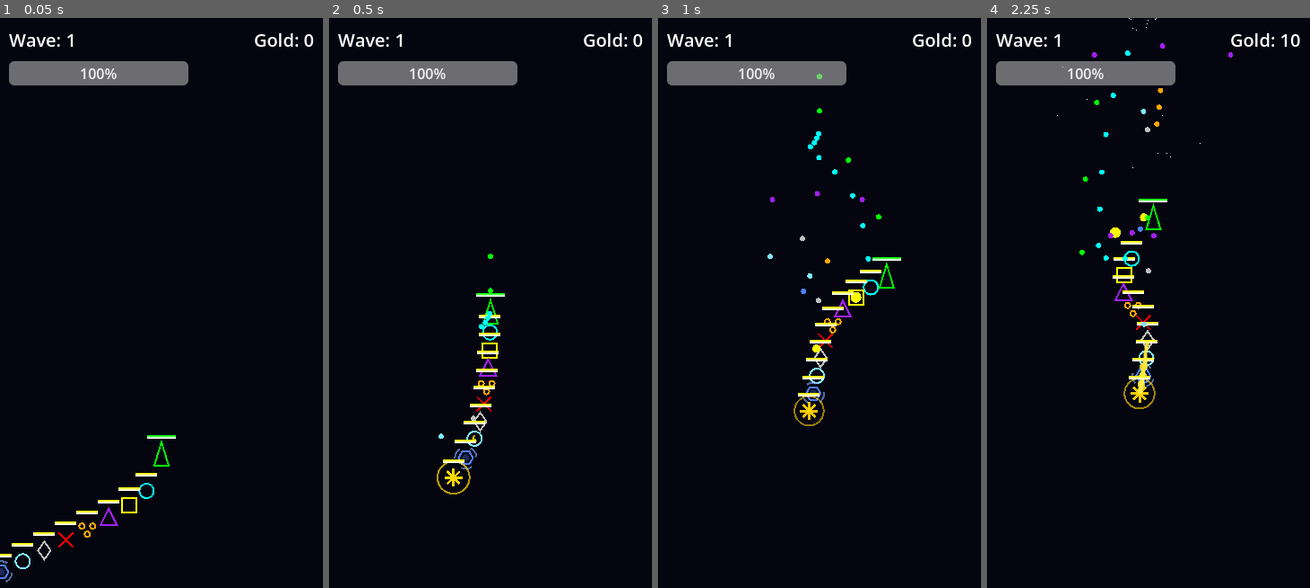
Above: before the commit, frames 1-4 (left to right).
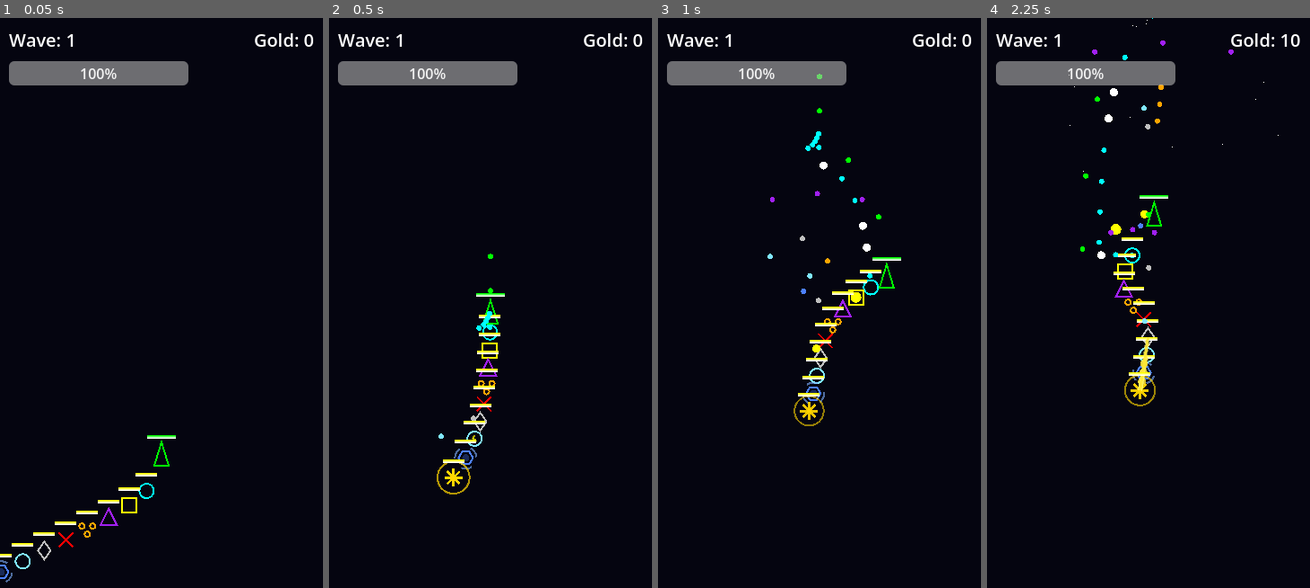
Above: after the commit, the same moments.

Repository: PPG11/NeonFormation
Game: Godot game, scene res://scenes/Main.tscn
The game is run twice, just before and just after one commit, with the same random seed, the same clock (stepped at 60 frames per second) and the same inputs.
Inputs (mouse positions are in pixels of both pictures, inside the frame that each line leads up to):
- Up to frame 1 (0.05 s): no input
- Up to frame 2 (0.5 s): no input
- Up to frame 3 (1 s): move the mouse to (890, 274) at 0.52 s
- Up to frame 4 (2.25 s): move the mouse to (1083, 337) at 1.27 s; move the mouse to (1180, 177) at 2.02 s

Frame 1 is identical in both runs. In frame 2, less than 0.1% of the frame differs, in the area x 45-51%, y 52-55%; in frame 3, 0.2%; in frame 4, 2.1%, in the area x 21-91%, y 0-69%.

Commit message:
Implement Alpha Version upgrade with difficulty scaling, economy fixes, unit merging, and boss system
- Modified `scripts/GameBalance.gd` to increase enemy scaling (HP ^1.20, Speed ^1.08) and buff Striker interval (0.08s).
- Modified `scripts/Main.gd` to fix economy logic (check gold before deduction), spawn Boss waves correctly (set AI params), and track Boss HP.
- Modified `scripts/ui/ShopUI.gd` to add comments on optimistic UI updates and ensure gold display.
- Modified `scripts/entities/Player.gd` to clarify unit merge logic (3 -> 1) with comments and debug prints.
- Modified `scripts/entities/SnakeBody.gd` to implement Striker critical hits (20% chance, 2x dmg), visual scaling for leveled units, and safety checks for targets.
- Modified `scripts/entities/Boss.gd` to enable "boss" group, disable local HP bar, and document AI behaviors.
- Modified `scripts/entities/Enemy.gd` to hide HP bar until damaged.

Co-authored-by: PPG11 <38418801+PPG11@users.noreply.github.com>

Diff:
--- a/scripts/GameBalance.gd
+++ b/scripts/GameBalance.gd
@@ -9,8 +9,8 @@
 # ==================== Snake Body ====================
 @export_group("SnakeBody")
 @export var unit_price: int = 100
-@export var striker_damage: int = 8
-@export var striker_interval: float = 0.1
+@export var striker_damage: int = 10
+@export var striker_interval: float = 0.08
 @export var heavy_damage: int = 25
 @export var heavy_interval: float = 1.0
 @export var heavy_scale: float = 2.0
@@ -75,10 +75,10 @@
 @export_group("Enemy")
 @export var enemy_base_hp: int = 60
 @export var enemy_hp_per_wave: int = 15
-@export var enemy_hp_exponent: float = 1.15
+@export var enemy_hp_exponent: float = 1.20
 @export var enemy_base_speed: float = 100.0
 @export var enemy_speed_per_wave: float = 5.0
-@export var enemy_speed_exponent: float = 1.02
+@export var enemy_speed_exponent: float = 1.08
 @export var enemy_bullet_damage: int = 10
 @export var shooter_fire_interval: float = 1.2
 
--- a/scripts/Main.gd
+++ b/scripts/Main.gd
@@ -79,7 +79,7 @@
     _update_hp_bar()
 
     if _boss_hp_bar.visible:
-        var bosses = get_tree().get_nodes_in_group("enemy")
+        var bosses = get_tree().get_nodes_in_group("boss")
         if bosses.size() > 0:
             var b = bosses[0]
             if "current_hp" in b:
@@ -133,6 +133,8 @@
     boss.max_hp = hp
     boss.current_hp = hp
     boss.global_position = Vector2(180, -50)
+    boss.set("target_y", 120.0)
+    boss.set("strafe_speed", 180.0)
     get_tree().current_scene.add_child(boss)
     boss.boss_died.connect(_on_boss_killed)
 
@@ -163,8 +165,11 @@
     start_wave()
 
 func _on_item_purchased(unit_type: int, cost: int) -> void:
-    # 商店已经扣除了金币，这里只需要同步并添加单位
+    if gold < cost:
+        print("Not enough gold!")
+        return
     gold -= cost
+    print("Item Purchased! Cost: ", cost, " Remaining Gold: ", gold)
     _update_ui()
     if _player != null and _player.has_method("add_body"):
         _player.call("add_body", unit_type)
--- a/scripts/entities/Boss.gd
+++ b/scripts/entities/Boss.gd
@@ -32,6 +32,7 @@
     _base_modulate = modulate
     add_to_group("enemy")
     add_to_group("enemy_team")
+    add_to_group("boss")
     monitoring = true
 
     _state_timer = Timer.new()
@@ -58,33 +59,8 @@
         add_child(shape)
 
 func _setup_hp_bar() -> void:
-    _hp_bar = TextureProgressBar.new()
-
-    var tex_under = GradientTexture2D.new()
-    tex_under.width = 100
-    tex_under.height = 8
-    tex_under.fill_from = Vector2(0, 0)
-    tex_under.fill_to = Vector2(0, 1)
-    var grad_under = Gradient.new()
-    grad_under.add_point(0.0, Color(0.2, 0.2, 0.2))
-    tex_under.gradient = grad_under
-
-    var tex_prog = GradientTexture2D.new()
-    tex_prog.width = 100
-    tex_prog.height = 8
-    tex_prog.fill_from = Vector2(0, 0)
-    tex_prog.fill_to = Vector2(0, 1)
-    var grad_prog = Gradient.new()
-    grad_prog.add_point(0.0, Color.DARK_RED)
-    grad_prog.add_point(1.0, Color.RED)
-    tex_prog.gradient = grad_prog
-
-    _hp_bar.texture_under = tex_under
-    _hp_bar.texture_progress = tex_prog
-    _hp_bar.position = Vector2(-50, -60)
-    _hp_bar.max_value = max_hp
-    _hp_bar.value = current_hp
-    add_child(_hp_bar)
+    # Local HP bar disabled in favor of Main UI bar
+    pass
 
 func _setup_particles() -> void:
     # 光环粒子效果
@@ -134,6 +110,7 @@
                 _change_state(State.HOVER_STRAFE)
 
         State.HOVER_STRAFE:
+            # Boss AI: Hover at the top and strafe left/right using strafe_speed
             var speed_mult = 1.0
             if current_phase == Phase.PHASE_2:
                 speed_mult = 1.3
@@ -255,6 +232,7 @@
         State.ENTERING:
             _change_state(State.HOVER_STRAFE)
         State.HOVER_STRAFE:
+            # Boss AI: Choose next attack pattern based on phase
             var available_attacks = []
             available_attacks.append(State.ATTACK_SPREAD)
             available_attacks.append(State.ATTACK_RAPID)
--- a/scripts/entities/Enemy.gd
+++ b/scripts/entities/Enemy.gd
@@ -74,6 +74,7 @@
     _hp_bar.position = Vector2(-12, -24)
     _hp_bar.max_value = max_hp
     _hp_bar.value = current_hp
+    _hp_bar.visible = false
     add_child(_hp_bar)
 
 func _process(delta: float) -> void:
@@ -137,6 +138,7 @@
     current_hp -= amount
     if _hp_bar:
         _hp_bar.value = current_hp
+        _hp_bar.visible = true
     modulate = Color.RED
     var tween := create_tween()
     tween.tween_property(self, "modulate", _base_modulate, 0.1)
--- a/scripts/entities/Player.gd
+++ b/scripts/entities/Player.gd
@@ -172,7 +172,11 @@
             if matching_indices.size() == 2:
                 break
 
+    # Auto-Chess Merge Logic:
+    # If we find 2 existing units of the same class and level, we merge them with the new unit (total 3).
+    # We remove the 2 existing units and recursively add 1 unit of the next level.
     if matching_indices.size() == 2:
+        print("MERGING: Found 2 existing units of Level ", level, ". Merging into Level ", level + 1)
         matching_indices.sort()
         matching_indices.reverse()
         for idx in matching_indices:
--- a/scripts/entities/SnakeBody.gd
+++ b/scripts/entities/SnakeBody.gd
@@ -137,7 +137,7 @@
     add_child(_hp_bar)
 
 func _physics_process(delta: float) -> void:
-    if target == null:
+    if not is_instance_valid(target):
         return
     var to_target := target.global_position - global_position
     var dist := to_target.length()
@@ -285,7 +285,11 @@
         return
     match unit_type:
         ClassType.STRIKER:
-            _spawn_bullet(Color.CYAN, balance.striker_damage, 1.0, 0.0)
+            if randf() < 0.2:
+                # Critical Hit!
+                _spawn_bullet(Color.WHITE, int(balance.striker_damage * 2.0), 1.5, 0.0)
+            else:
+                _spawn_bullet(Color.CYAN, balance.striker_damage, 1.0, 0.0)
         ClassType.HEAVY:
             _spawn_bullet(Color.YELLOW, balance.heavy_damage, balance.heavy_scale, 0.0)
         ClassType.SPREAD:
@@ -392,9 +396,10 @@
     var level_mult = pow(2.0, level - 1)
     _damage_mult *= level_mult
 
-    scale = Vector2.ONE * (1.0 + (level - 1) * 0.3)
+    scale = Vector2.ONE * (1.0 + (level - 1) * 0.4)
     if level > 1:
-        modulate = Color(1.5, 1.5, 1.5)
+        # Make higher level units brighter and slightly larger
+        modulate = Color(1.2, 1.2, 1.2)
     else:
         modulate = Color.WHITE
 
--- a/scripts/ui/ShopUI.gd
+++ b/scripts/ui/ShopUI.gd
@@ -84,8 +84,12 @@
 
     # 购买商品
     var price = balance.unit_price
+    # Optimistic UI update: Deduct locally for immediate feedback.
+    # The actual authoritative deduction happens in Main.gd via the signal.
+    # Since ShopUI is modal, this local state is temporary until the shop reopens.
     _current_gold -= price
     _purchased[index] = true
+    print("ShopUI: Purchased item. Remaining Gold: ", _current_gold)
 
     # 发射购买信号
     emit_signal("item_purchased", _options[index], price)
